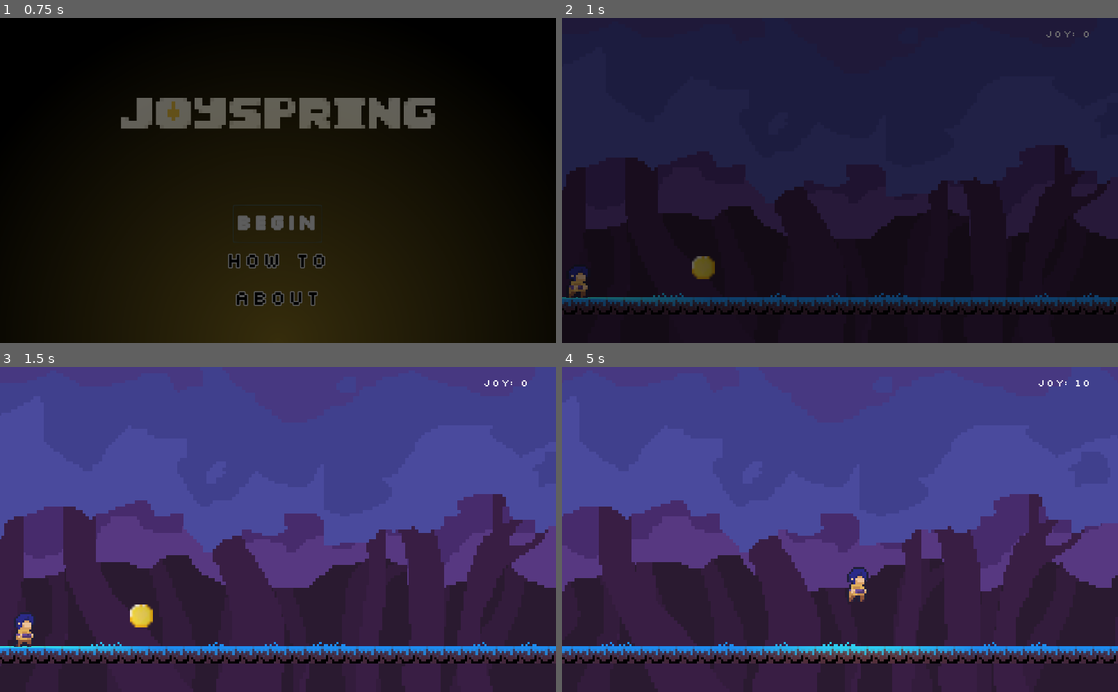
Above: before the commit, frames 1-4 (two rows, left to right).
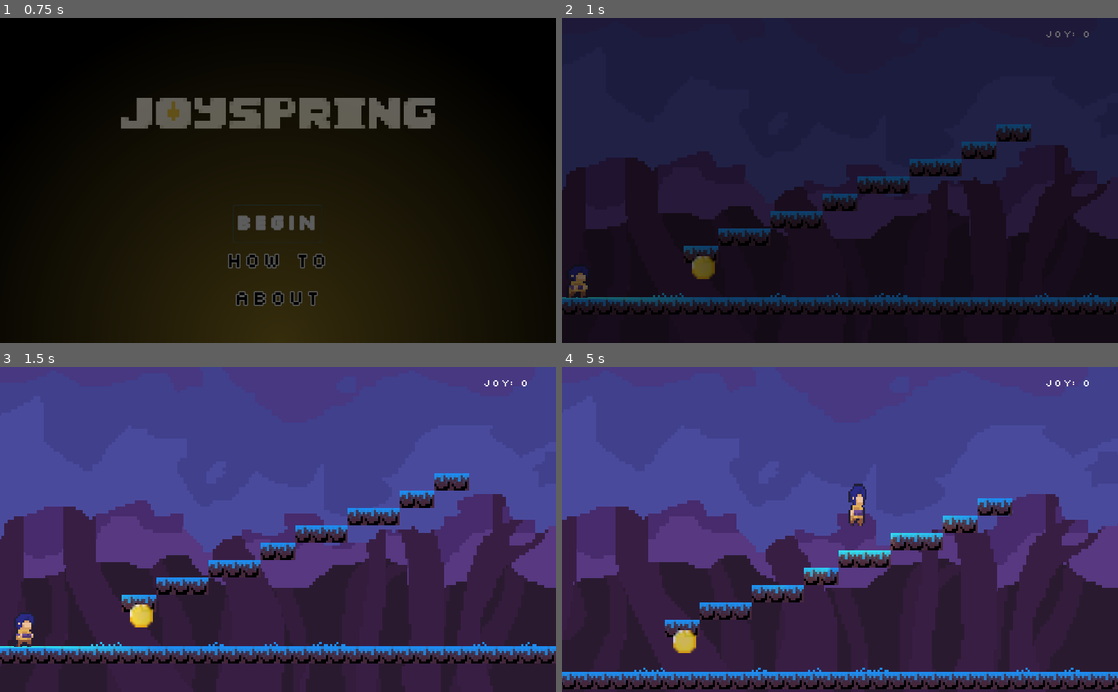
Above: after the commit, the same moments.

Repository: studio-heart-engine/joyspring
Game: Godot game, scene res://Menu.tscn
Same seed, same stepped clock (60 frames per second), same inputs: the game is played once before the commit and once after it.
Inputs:
- Up to frame 1 (0.75 s): click "Begin" at 0.5 s
- Up to frame 2 (1 s): no input
- Up to frame 3 (1.5 s): hold Right (ui_right) from 1.28 s (still down); hold Shift (sneak) from 1.28 s (still down)
- Up to frame 4 (5 s): tap Up (jump) at 1.52, 1.55, 1.82, 2.1, 2.27, 2.57, 3.05, 3.77, 4.07 s; release Shift (sneak) at 2.03 s; tap Shift (sneak) at 2.3, 3.6 s; release Right (ui_right) at 2.78 s; hold Left (ui_left) 2.78-3.53 s; hold Shift (sneak) 2.78-3.53 s; hold Right (ui_right) from 3.53 s (still down); hold Up (jump) from 4.28 s (still down)

Frame 1 is identical in both runs. In frame 2, 2.2% of the frame differs, in the area x 21-85%, y 32-76%; in frame 3, 3.0%; in frame 4, 19%, in the area x 0-100%, y 4-100%.

Commit message:
fixed jump animation yay

Diff:
--- a/PlatformerTemplate.tscn
+++ b/PlatformerTemplate.tscn
@@ -148,13 +148,13 @@
 
 [node name="TileMap" type="TileMap" parent="."]
 scale = Vector2( 4, 4 )
-tile_set = SubResource( 30 )
+tile_set = SubResource( 7 )
 cell_size = Vector2( 8, 8 )
 cell_quadrant_size = 2
 collision_layer = 8
 collision_mask = 0
 format = 1
-tile_data = PoolIntArray( -1835009, 2, 0, -1769473, 2, 0, -1 …(423 unchanged characters)… 1071, 2, 0, 196607, 2, 0, 262143, 2, 0, 327679, 2, 0, 393215, 2, 0, 458751, 2, 0, 524287, 2, 0, 589823, 2, 0, 655359, 2, 0, 720895, 2, 0, 786431, 2, 0, 720910, 9, 0, 851967, …(987 unchanged characters)…
+tile_data = PoolIntArray( -1835009, 2, 0, -1769473, 2, 0, -1 …(423 unchanged characters)… 1071, 2, 0, 196607, 2, 0, 262143, 2, 0, 196633, 0, 0, 196634, 0, 0, 327679, 2, 0, 262167, 0, 0, 262168, 0, 0, 393215, 2, 0, 327700, 0, 0, 327701, 0, 0, 327702, 0, 0, 458751, 2, 0, 393233, 0, 0, 393234, 0, 0, 393235, 0, 0, 524287, 2, 0, 458767, 0, 0, 458768, 0, 0, 589823, 2, 0, 524300, 0, 0, 524301, 0, 0, 524302, 0, 0, 655359, 2, 0, 589833, 0, 0, 589834, 0, 0, 589835, 0, 0, 720895, 2, 0, 655367, 0, 0, 655368, 0, 0, 786431, 2, 0, 720910, 9, 0, 851967, …(987 unchanged characters)…
 __meta__ = {
 "_edit_bone_": true
 }
@@ -165,7 +165,6 @@
 speed = 300
 
 [node name="Sprite" parent="Player/AnimatedSprite" index="0"]
-flip_h = false
 region_rect = Rect2( 192, 0, 16, 16 )
 
 [node name="Camera" parent="Player" index="2"]
@@ -190,7 +189,6 @@
 position = Vector2( 260, 360 )
 
 [node name="HUD" type="CanvasLayer" parent="."]
-editor/display_folded = true
 script = ExtResource( 7 )
 
 [node name="MarginContainer" type="MarginContainer" parent="HUD"]
--- a/Player.gd
+++ b/Player.gd
@@ -11,6 +11,8 @@
 onready var squish_stretch_player = $AnimatedSprite/SquishStretchPlayer
 onready var particle_emitter = $Particles
 onready var was_on_floor = is_on_floor()
+onready var was_falling = false
+onready var is_falling = false
 
 func _ready():
 	Input.set_mouse_mode(Input.MOUSE_MODE_HIDDEN)
@@ -25,18 +27,6 @@
 
 	particle_emitter.emitting = dir != 0 and is_on_floor()
 
-	var anim = ""
-	if !is_on_floor():
-		anim = "jump"
-	elif dir == 0:
-		anim = "idle"
-	elif Input.is_action_pressed("sneak"):
-		anim = "walk"
-	else:
-		anim = "run"
-
-	anim_player.play(anim)
-
 	if dir == 1:
 		velocity.x = min(velocity.x + acc, get_move_vel())
 		$AnimatedSprite/Sprite.flip_h = false
@@ -49,11 +39,26 @@
 		velocity.x += acc
 
 	if is_on_floor():
+		var anim = ""
+		if dir == 0:
+			anim = "idle"
+		elif Input.is_action_pressed("sneak"):
+			anim = "walk"
+		else:
+			anim = "run"
+		anim_player.play(anim)
+
 		if Input.is_action_pressed("jump"):
 			velocity.y = -jump_height * gravity
 			squish_stretch_player.play("stretch")
-		elif not was_on_floor:
+			anim_player.play("jump")
+		elif !was_on_floor:
 			squish_stretch_player.play("squish")
+	else:
+		is_falling = velocity.y > 0
+		if is_falling and (!was_falling or was_on_floor):
+			anim_player.play("fall")
+		was_falling = is_falling
 
 	was_on_floor = is_on_floor()
 
--- a/Player.tscn
+++ b/Player.tscn
@@ -78,7 +78,6 @@
 [node name="Sprite" parent="AnimatedSprite" index="0"]
 light_mask = 0
 offset = Vector2( 0, -8 )
-flip_h = true
 region_rect = Rect2( 208, 0, 16, 16 )
 
 [node name="SquishStretchPlayer" type="AnimationPlayer" parent="AnimatedSprite"]
--- a/Riley.tscn
+++ b/Riley.tscn
@@ -34,11 +34,12 @@
 "values": [ Vector2( 1, 1 ), Vector2( 0.7, 1.4 ), Vector2( 1, 1 ) ]
 }
 
-[node name="Node2D" instance=ExtResource( 1 )]
+[node name="Riley" instance=ExtResource( 1 )]
+scale = Vector2( 4, 4 )
 
 [node name="Sprite" parent="." index="0"]
 offset = Vector2( 0, -8 )
-region_rect = Rect2( 256, 0, 16, 16 )
+region_rect = Rect2( 208, 0, 16, 16 )
 
 [node name="SquishStretchPlayer" type="AnimationPlayer" parent="." index="2"]
 anims/squish = SubResource( 1 )
--- a/riley.json
+++ b/riley.json
@@ -101,7 +101,7 @@
     "trimmed": false,
     "spriteSourceSize": { "x": 0, "y": 0, "w": 16, "h": 16 },
     "sourceSize": { "w": 16, "h": 16 },
-    "duration": 800
+    "duration": 40
    },
    "riley 13.aseprite": {
     "frame": { "x": 208, "y": 0, "w": 16, "h": 16 },
@@ -109,7 +109,7 @@
     "trimmed": false,
     "spriteSourceSize": { "x": 0, "y": 0, "w": 16, "h": 16 },
     "sourceSize": { "w": 16, "h": 16 },
-    "duration": 800
+    "duration": 1000
    },
    "riley 14.aseprite": {
     "frame": { "x": 224, "y": 0, "w": 16, "h": 16 },
@@ -117,7 +117,7 @@
     "trimmed": false,
     "spriteSourceSize": { "x": 0, "y": 0, "w": 16, "h": 16 },
     "sourceSize": { "w": 16, "h": 16 },
-    "duration": 800
+    "duration": 50
    },
    "riley 15.aseprite": {
     "frame": { "x": 240, "y": 0, "w": 16, "h": 16 },
@@ -125,7 +125,7 @@
     "trimmed": false,
     "spriteSourceSize": { "x": 0, "y": 0, "w": 16, "h": 16 },
     "sourceSize": { "w": 16, "h": 16 },
-    "duration": 800
+    "duration": 40
    },
    "riley 16.aseprite": {
     "frame": { "x": 256, "y": 0, "w": 16, "h": 16 },
@@ -133,7 +133,7 @@
     "trimmed": false,
     "spriteSourceSize": { "x": 0, "y": 0, "w": 16, "h": 16 },
     "sourceSize": { "w": 16, "h": 16 },
-    "duration": 800
+    "duration": 1000
    }
  },
  "meta": {
@@ -147,7 +147,8 @@
    { "name": "idle", "from": 0, "to": 3, "direction": "forward" },
    { "name": "walk", "from": 4, "to": 7, "direction": "forward" },
    { "name": "run", "from": 8, "to": 11, "direction": "forward" },
-   { "name": "jump", "from": 12, "to": 16, "direction": "forward" }
+   { "name": "jump", "from": 12, "to": 13, "direction": "forward" },
+   { "name": "fall", "from": 14, "to": 16, "direction": "forward" }
   ],
   "layers": [
    { "name": "Layer 1", "opacity": 255, "blendMode": "normal" }
Not shown: 6 places in PlatformerTemplate.tscn that only renumber resources
Binary file changed: riley.png
